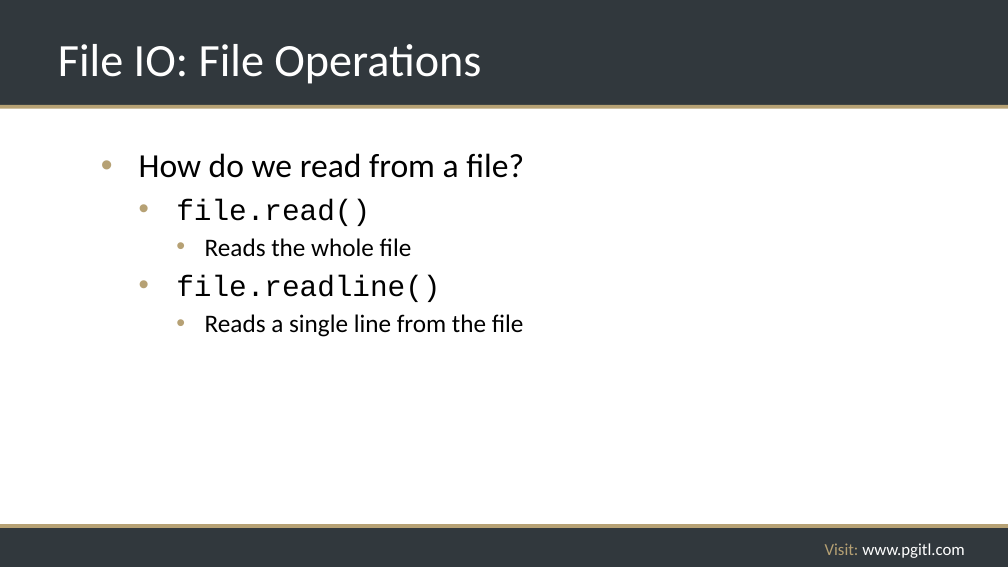
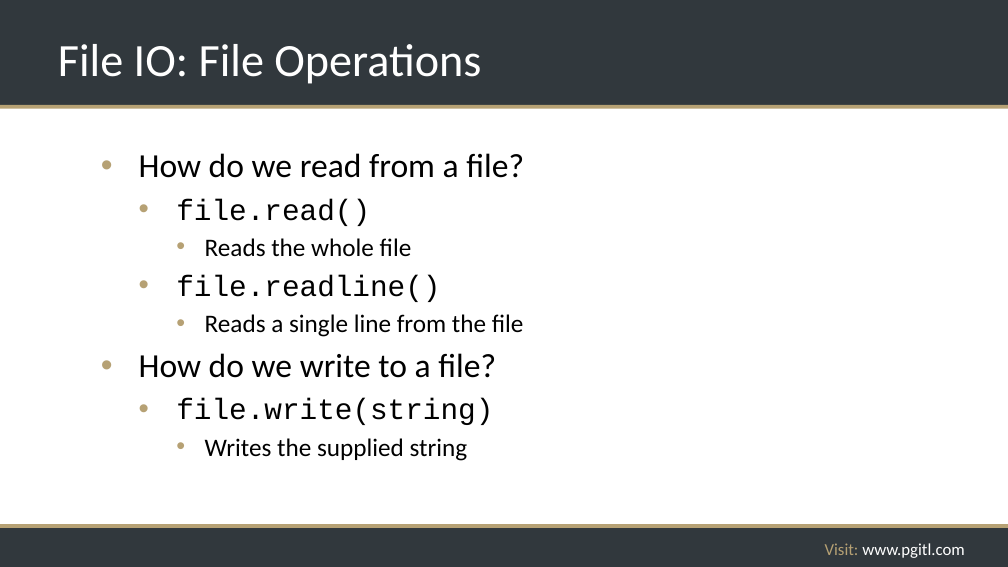
Before and after one commit to rikkouri/project-a, a slide deck: slide 154 of Programming Foundations.pptx (slide 153 before the commit). Drawn at 1008x567 pixels with LibreOffice and Linux fonts; fonts in the diff are those of the drawing; background and template pictures are left out. Boxes give left, top, right and bottom in pixels: in the first picture for what was removed or moved away, otherwise in the second. Text is boxed around its words. In the diff, an @@ line names an element or a change of style, - is before the commit and + after.

```diff
--- a/Programming Foundations.pptx
+++ b/Programming Foundations.pptx
@@ text at [139,353,496,461]: paragraphs added @@
+• How do we write to a file?
+  • file.write(string)
+    • Writes the supplied string
```
Also in this commit, not shown: 3 other slides changed, 1 slide added.
